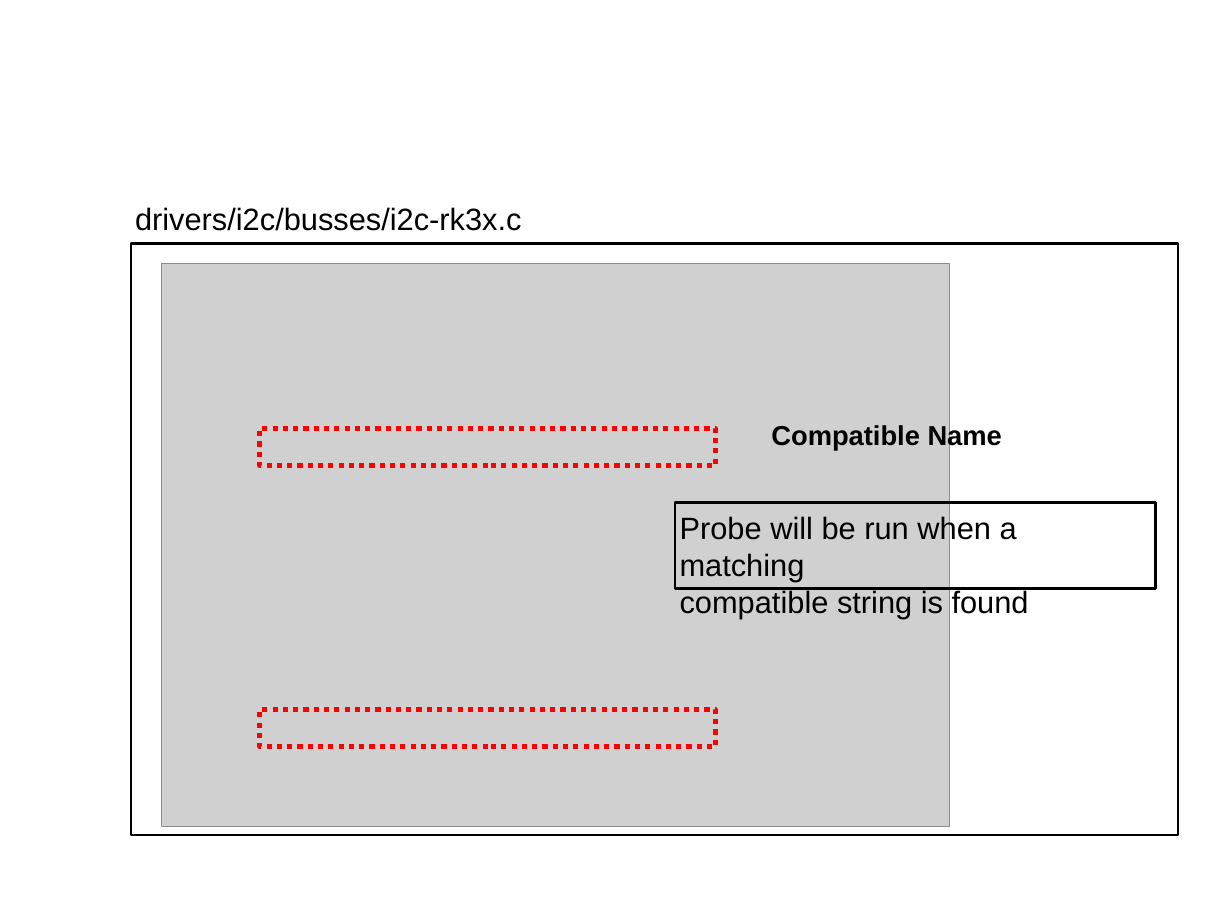
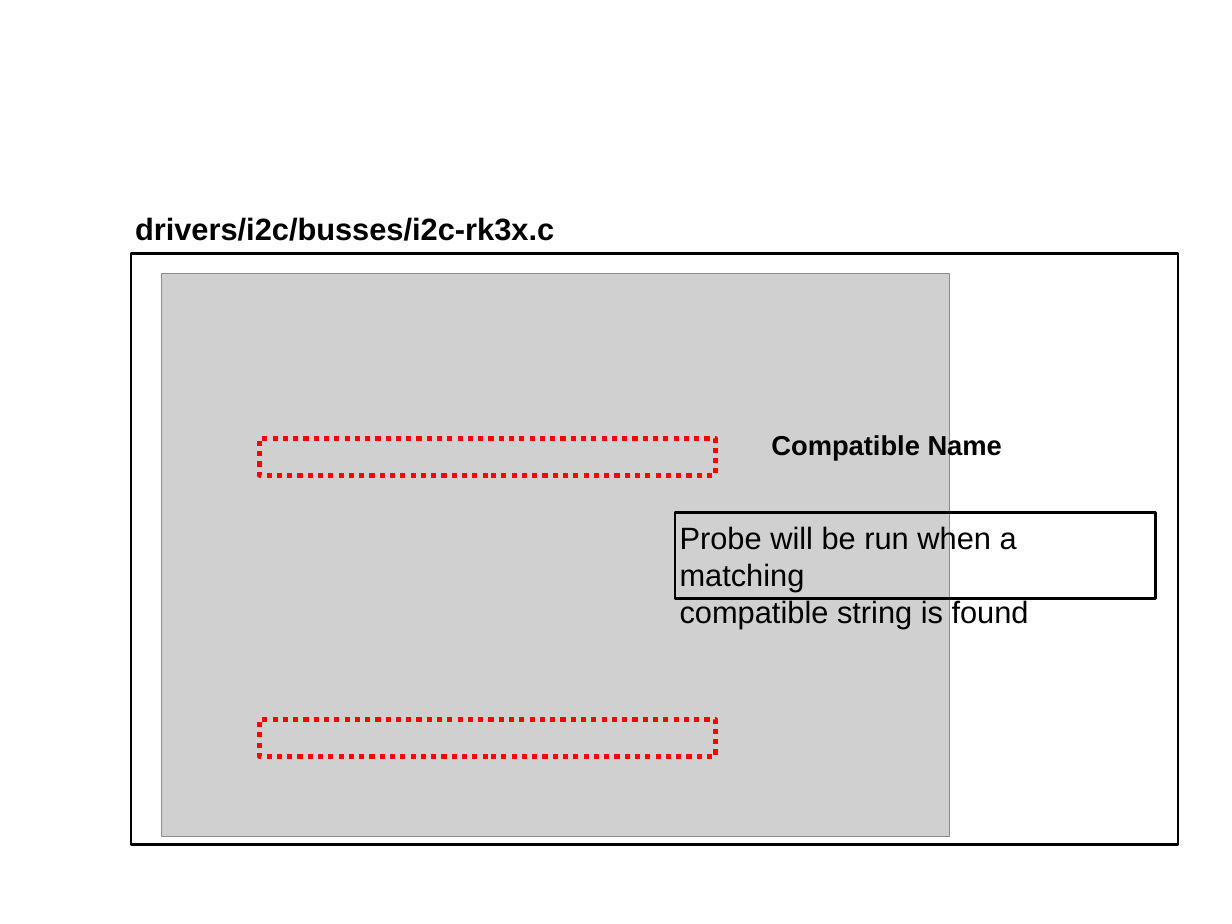
Before and after one commit to xlloss/embedded_linux_cadtc, a slide deck: slide 24 of linux_driver/present/2-driver-basic/2-3_Devicetree.odp (slide 25 before the commit). Drawn at 1232x924 pixels with LibreOffice and Linux fonts; fonts in the diff are those of the drawing; grey boxes stand for pictures; background and template pictures are left out. Boxes give left, top, right and bottom in pixels: in the first picture for what was removed or moved away, otherwise in the second. Text is boxed around its words. In the diff, an @@ line names an element or a change of style, - is before the commit and + after.

```diff
--- a/linux_driver/present/2-driver-basic/2-3_Devicetree.odp
+++ b/linux_driver/present/2-driver-basic/2-3_Devicetree.odp
@@ text "drivers/i2c/busses/i2c-rk3x.c" at box(135, 217, 554, 241): bold on @@
@@ 4 rectangles, 3 texts, 1 picture: place and size @@
-4 rectangles, 3 texts, 1 picture at box(131, 207, 1178, 835)
+4 rectangles, 3 texts, 1 picture at box(131, 217, 1178, 845)
```
Also in this commit, not shown: 8 other slides changed, 1 slide added, 2 slides removed, 5 other files.
